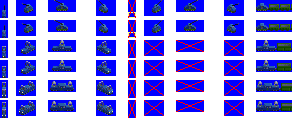
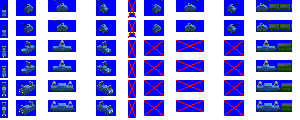
Two versions of the same layered image (300×120). Layer-by-layer changes:
painted on "electric loco 1" over [2, 0, 270, 36]
painted on "electric loco 2" over [2, 44, 275, 76]
painted on "electric loco 3" over [2, 83, 279, 115]
